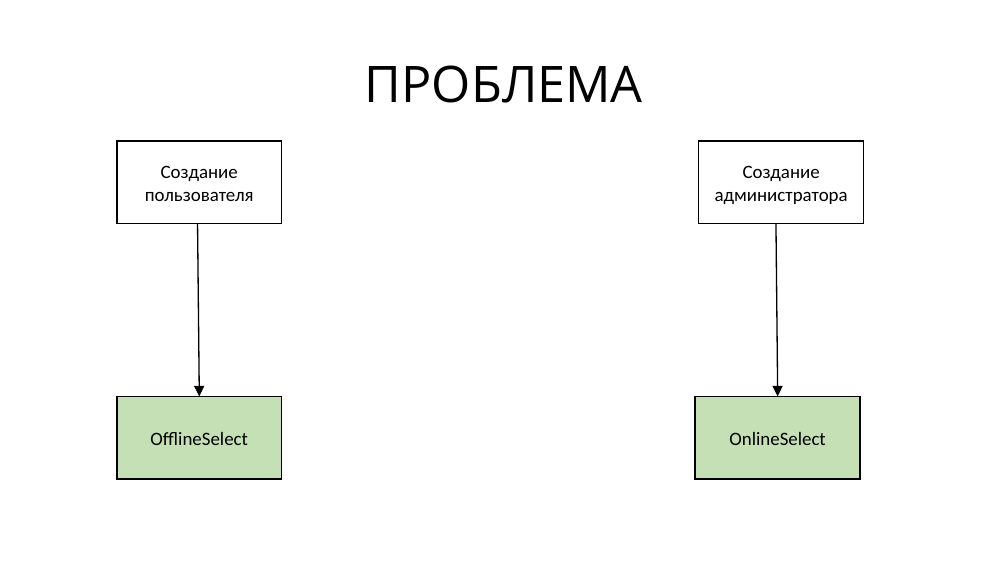
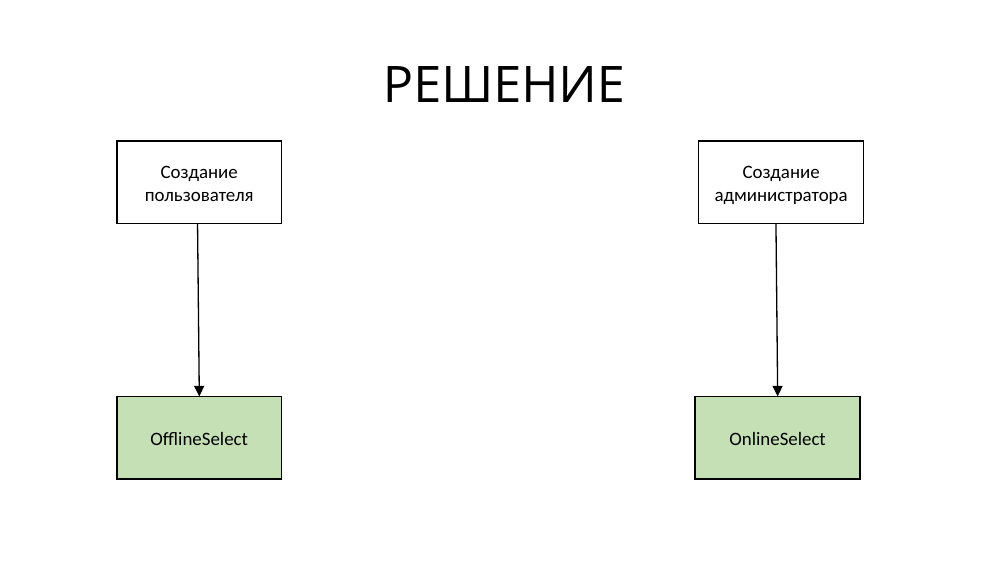
Before and after one commit to rkhaimov/brain-gym, a slide deck: slide 73 of Презентация.pptx. Drawn at 1008x567 pixels with LibreOffice and Linux fonts; fonts in the diff are those of the drawing. Boxes give left, top, right and bottom in pixels: in the first picture for what was removed or moved away, otherwise in the second. Text is boxed around its words. In the diff, an @@ line names an element or a change of style, - is before the commit and + after.

```diff
--- a/Презентация.pptx
+++ b/Презентация.pptx
@@ text at [383,66,625,102]: text changed @@
-ПРОБЛЕМА
+РЕШЕНИЕ
```
Also in this commit, not shown: 6 other slides changed, 5 slides added, 8 slides removed.
